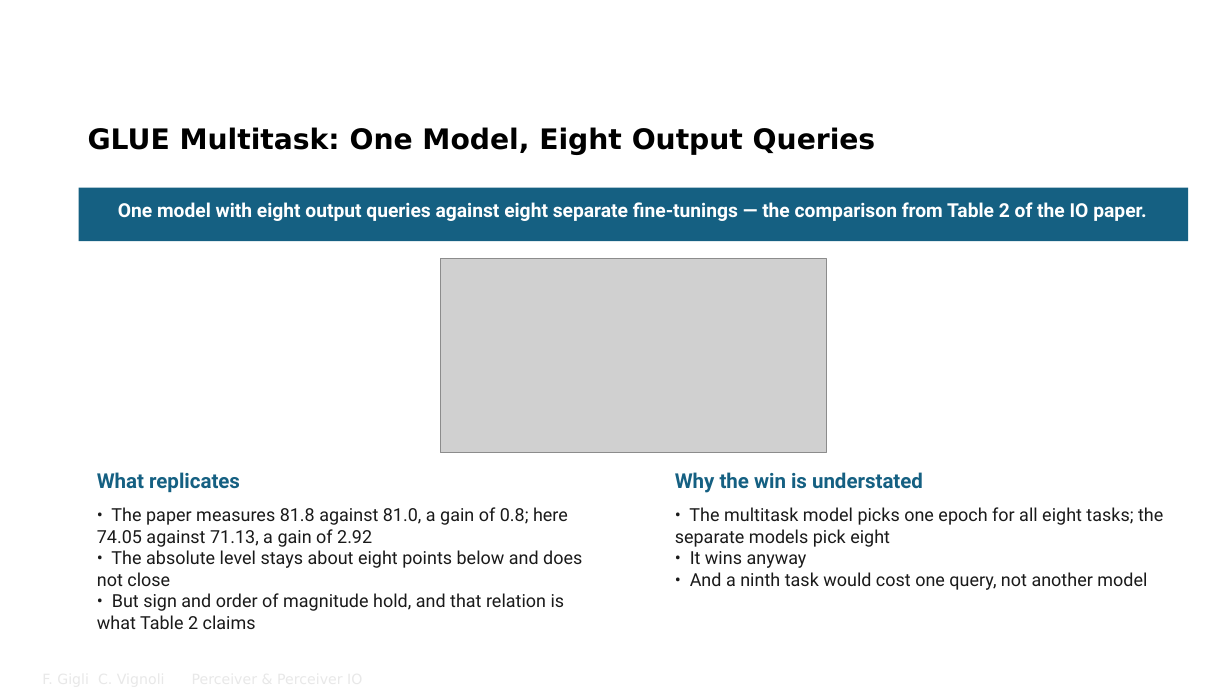
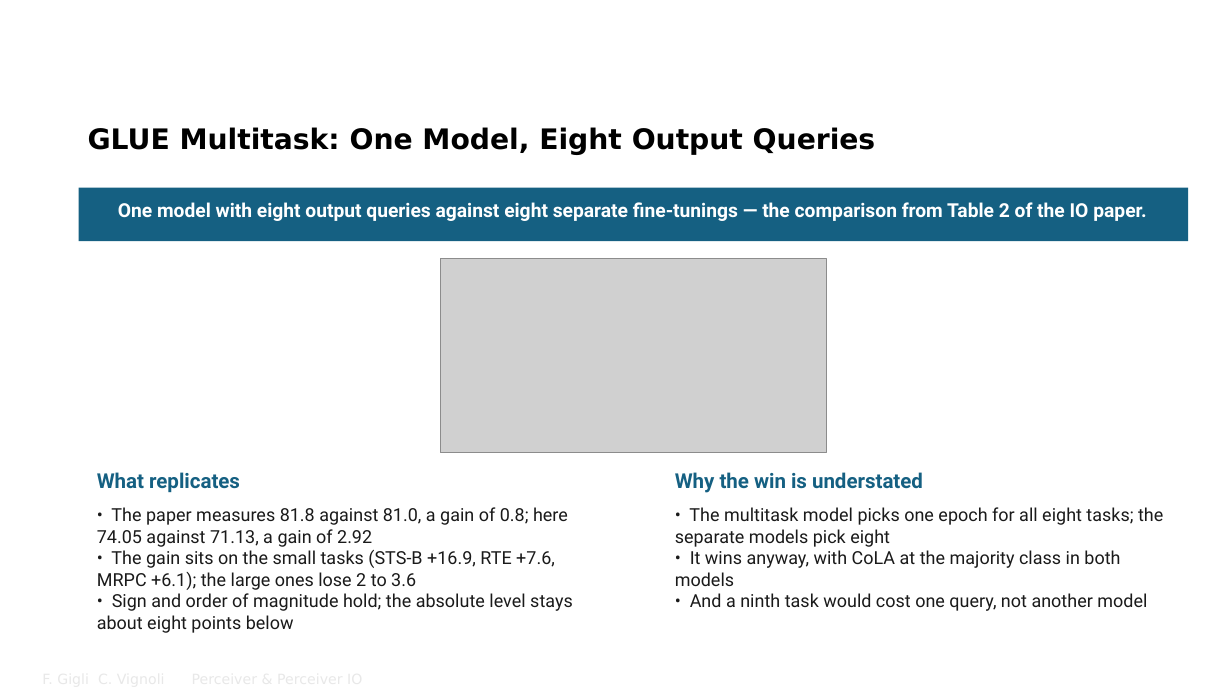
Before and after one commit to FrancescoGigli/Perceiver_project, a slide deck: slide 32 of sito/slide/Perceiver & Perceiver IO.pptx. Drawn at 1232x693 pixels with LibreOffice and Linux fonts; fonts in the diff are those of the drawing; grey boxes stand for pictures; background and template pictures are left out. Boxes give left, top, right and bottom in pixels: in the first picture for what was removed or moved away, otherwise in the second. Text is boxed around its words. In the diff, an @@ line names an element or a change of style, - is before the commit and + after.

```diff
--- a/sito/slide/Perceiver & Perceiver IO.pptx
+++ b/sito/slide/Perceiver & Perceiver IO.pptx
@@ text at [97, 550, 573, 633]: text changed @@
-• The absolute level stays about eight points below and does not close
-• But sign and order of magnitude hold, and that relation is what Table 2 claims
+• The gain sits on the small tasks (STS-B +16.9, RTE +7.6, MRPC +6.1); the large ones lose 2 to 3.6
+• Sign and order of magnitude hold; the absolute level stays about eight points below
@@ text at [675, 550, 1120, 586]: text changed @@
-• It wins anyway
+• It wins anyway, with CoLA at the majority class in both models
```
Also in this commit, not shown: 9 other slides changed, 28 other files.
